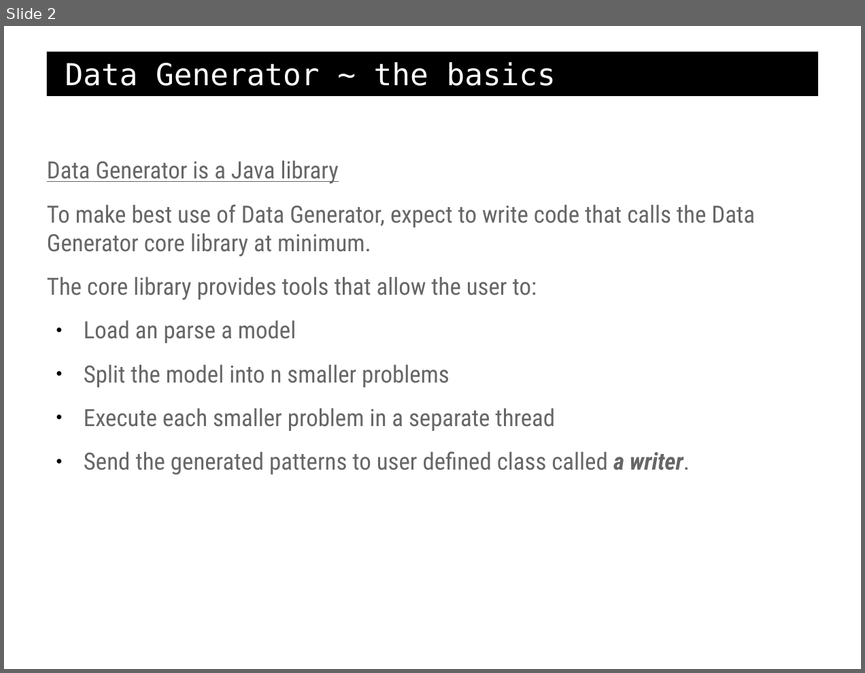
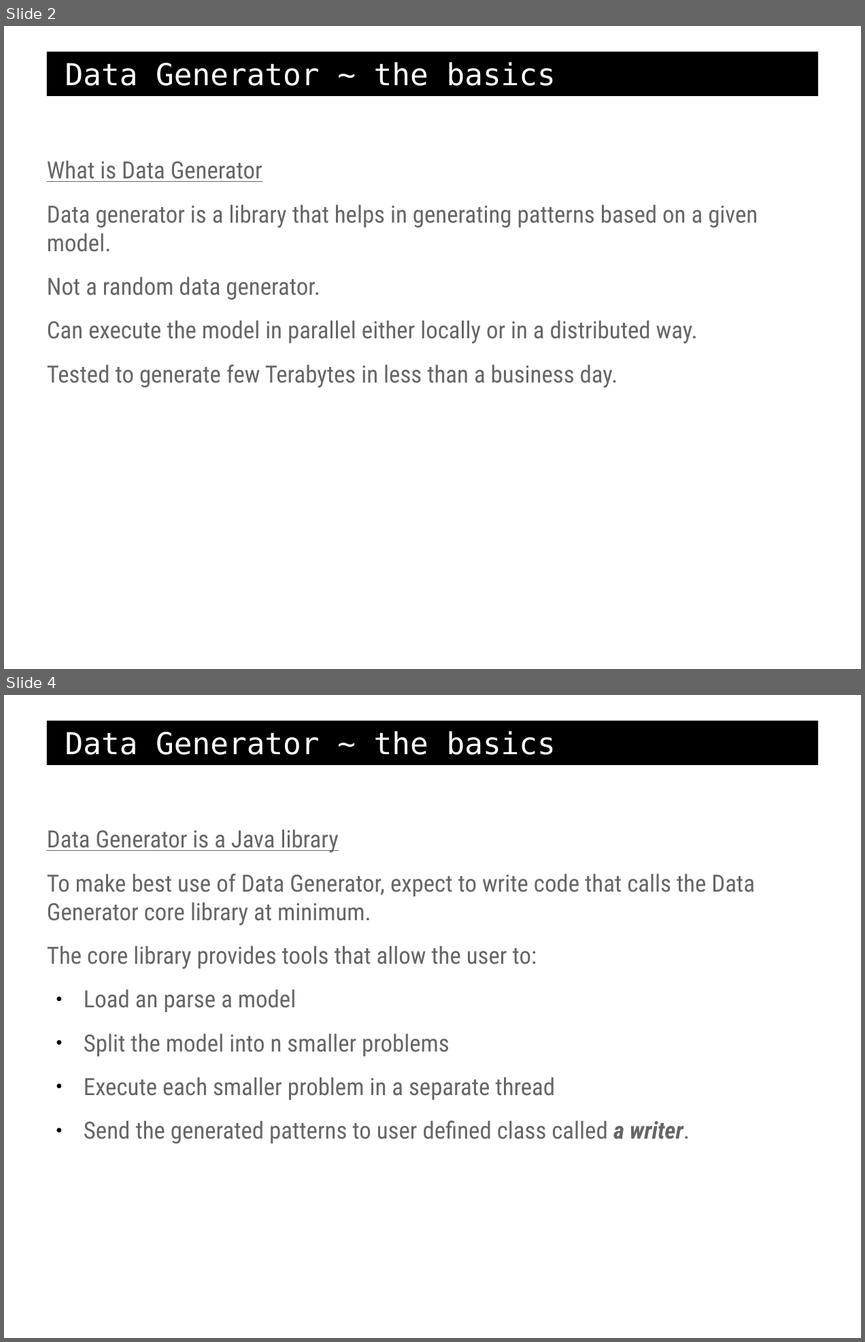
Before and after one commit to mibrahim/DataGenerator, a slide deck: presentations/DG/DG1.odp. Shown one above the other, each under a label of ours: slide 2 before the commit, slides 2 and 4 after it; the slides between them are not shown. The pictures are 865x673 and 865x1342 pixels, drawn with LibreOffice and Linux fonts; fonts in the diff are those of the drawing. Boxes give left, top, right and bottom in pixels: in the first picture for what was removed or moved away, otherwise in the second. Text is boxed around its words. In the diff, an @@ line names an element or a change of style, - is before the commit and + after.

```diff
--- a/presentations/DG/DG1.odp
+++ b/presentations/DG/DG1.odp
@@ slide 2 added at (4,26,861,669), background #FFFFFF @@
@@ title added at (47,52,818,96), fill #000000, 28 pt, text #FFFFFF @@
+Data Generator ~ the basics
@@ text added at (47,161,757,388), 22 pt, text #666666 @@
+What is Data Generator
+Data generator is a library that helps in generating patterns based on a given model.
+Not a random data generator.
+Can execute the model in parallel either locally or in a distributed way.
+Tested to generate few Terabytes in less than a business day.
@@ what was slide 2 is now slide 4 @@
```
Also in this commit, not shown: 1 slide changed, 1 other slide added, 2 other files.
